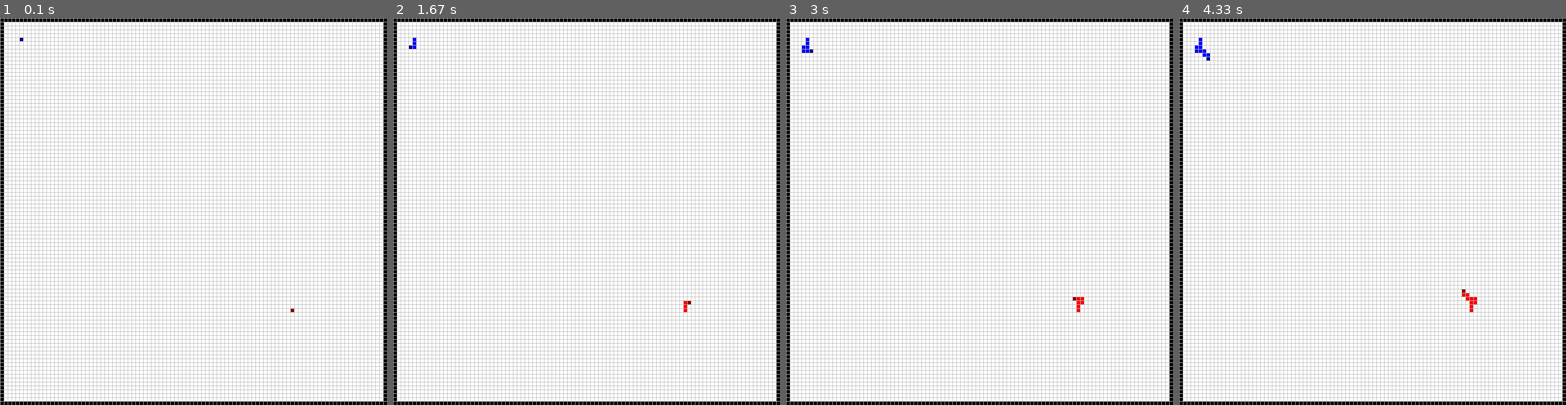
Above: before the commit, frames 1-4 (left to right).
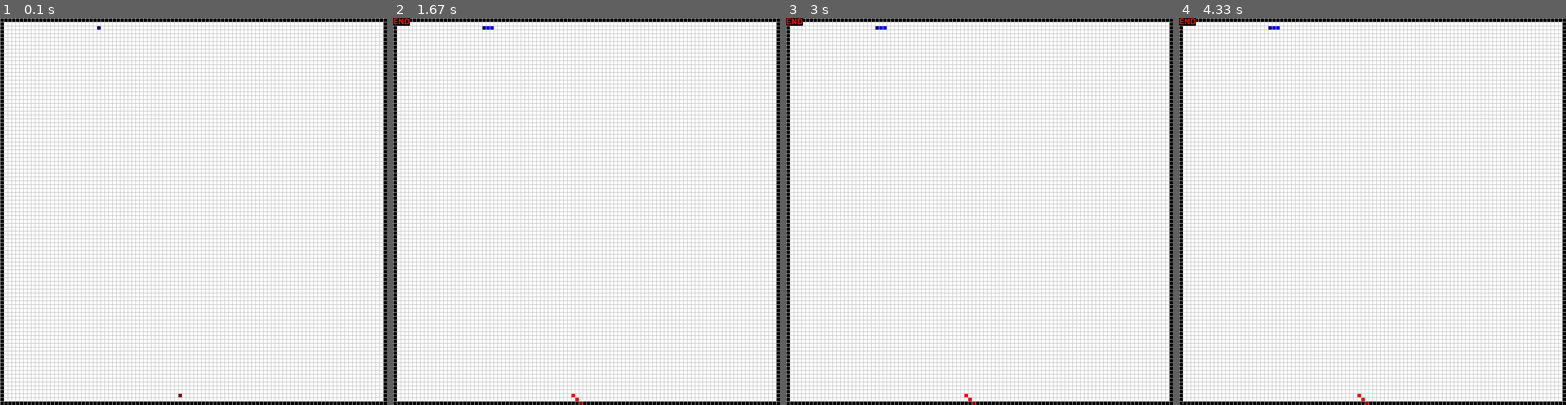
Above: after the commit, the same moments.

Repository: skulumani/tron
Game: pygame game, started from interface.py
The game is run twice, just before and just after one commit, with the same random seed, the same clock (stepped at 60 frames per second) and the same inputs.
Inputs:
- Up to frame 1 (0.1 s): no input
- Up to frame 2 (1.67 s): hold Right 0.33-0.8 s; hold Up 0.83-1.13 s; hold Right 1.17-1.63 s
- Up to frame 3 (3 s): hold Left 1.67-2.2 s; hold Left 2.23-2.63 s; hold Up from 2.67 s (still down)
- Up to frame 4 (4.33 s): release Up at 3.03 s; hold Right 3.07-3.7 s; hold Left 3.73-4.2 s; hold Right from 4.23 s (still down)

The runs differ from the first frame. In frame 1, less than 0.1% of the frame differs, in the area x 5-76%, y 2-98%; in frame 2, 0.2%; in frame 3, 0.2%; in frame 4, 0.3%, in the area x 0-77%, y 0-100%.

Commit message:
Randomize initial player location
Ensure pairs of players on opposite sides of map

Diff:
--- a/tron.py
+++ b/tron.py
@@ -122,8 +122,8 @@
         self.grid = self._define_grid()
 
         # initialize all the players
-        # self.players = self._init_players()
-        self.players = self._init_two_players()
+        self.players = self._init_players()
+        # self.players = self._init_two_players()
 
         self._update()
         observation = self._get_observation()
@@ -137,8 +137,9 @@
         cols = self.grid.shape[1]
         # random locations for players on top/bottom
         x_location = np.random.choice(np.arange(0+wall_gap, cols+1-wall_gap), self.num_players)
-        for x in x_location:
-            y = np.random.choice([wall_gap, rows-1-wall_gap])
+        y_location = [wall_gap, rows-1-wall_gap]
+        for idx,x in enumerate(x_location):
+            y = y_location[idx % 2]
             orientation_options = Player.NORTH_FACING if y > self.halfsize else Player.SOUTH_FACING
 
             players.append(Player(y, x, np.random.choice(orientation_options)))
